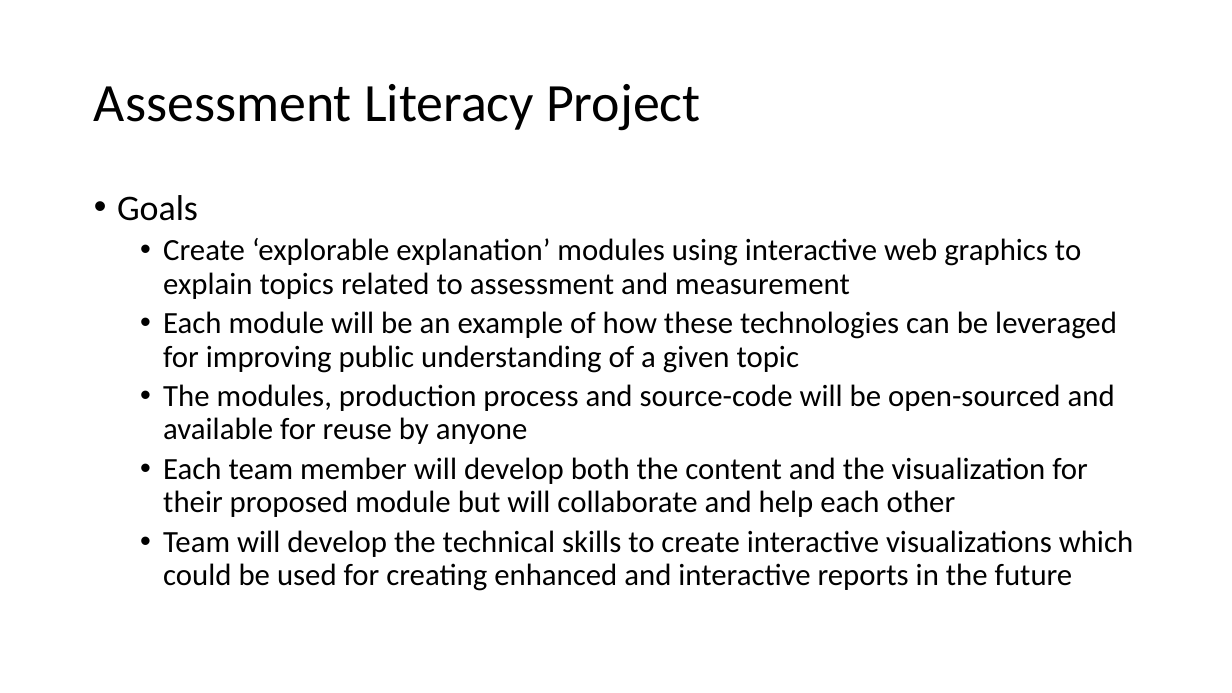
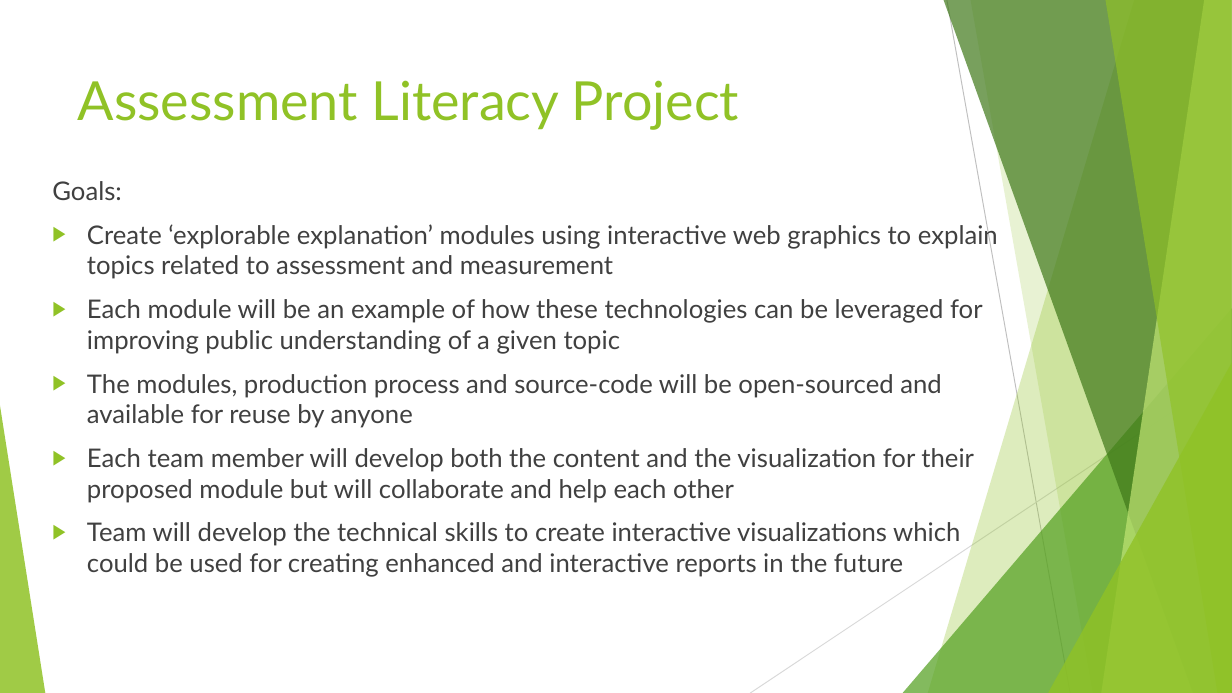
Before and after one commit to lcancado/Center-Internship-Presentations, a slide deck: slide 4 of Internship Update June 11.pptx. Drawn at 1232x693 pixels with LibreOffice and Linux fonts; fonts in the diff are those of the drawing. Boxes give left, top, right and bottom in pixels: in the first picture for what was removed or moved away, otherwise in the second. Text is boxed around its words. In the diff, an @@ line names an element or a change of style, - is before the commit and + after.

```diff
--- a/Internship Update June 11.pptx
+++ b/Internship Update June 11.pptx
@@ title "Assessment Literacy Project": place and size @@
-title "Assessment Literacy Project" at (94, 84, 701, 131)
+title "Assessment Literacy Project" at (78, 80, 739, 130)
@@ title "Assessment Literacy Project" at (78, 80, 739, 130): font Calibri to Lato, text colour #000000 to #90C226; line spacing 0.9 to 1; vertical alignment middle to top @@
@@ text "Goals:": place and size @@
-text "Goals:" at (117, 195, 1133, 591)
+text "Goals:" at (52, 181, 998, 577)
@@ text at (52, 181, 122, 200): text changed; size 28 to 20 pt; font Calibri to Lato; text colour #000000 to #404040 @@
-• Goals
+Goals:
@@ text at (87, 222, 998, 577): size 24 to 20 pt, font Calibri to Lato, text colour #000000 to #404040; bullet • to ▶; list level 2 to 1 in "Create ‘explorable explanation’ modules using ..."; line spacing 0.9 to 1; list level 2 to 1 in "Each module will be an ..."; list level 2 to 1 in "The modules, production process and ..."; list level 2 to 1 in "Each team member will develop ..."; list level 2 to 1 in "Team will develop the technical ..." @@
@@ group added at (0, 0, 1232, 693): 5 freeform shapes, 3 triangles, 2 lines @@
```
Also in this commit, not shown: 9 other slides changed.
